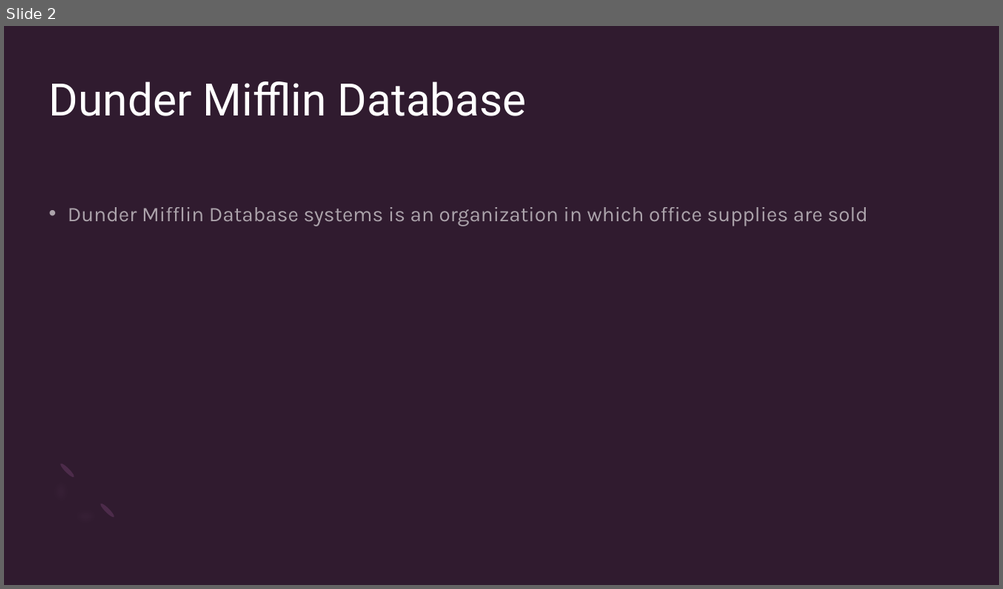
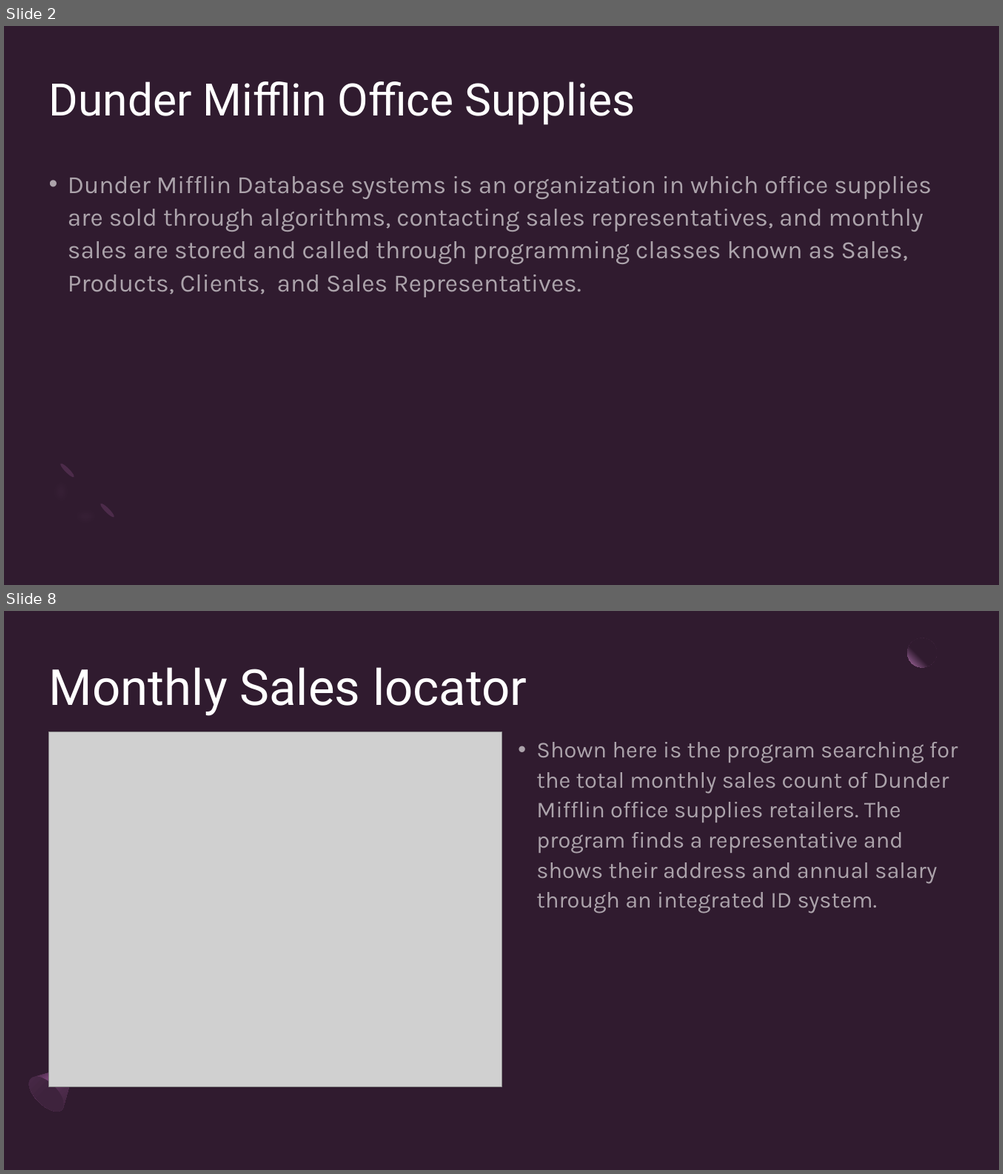
Before and after one commit to rgtz18/Group4Project, a slide deck: COSC 1437 - Final Project PPT Presentation.pptx. Shown one above the other, each under a label of ours: slide 2 before the commit, slides 2 and 8 after it; the slides between them are not shown. The pictures are 1003x589 and 1003x1174 pixels, drawn with LibreOffice and Linux fonts; fonts in the diff are those of the drawing; grey boxes stand for pictures. Boxes give left, top, right and bottom in pixels: in the first picture for what was removed or moved away, otherwise in the second. Text is boxed around its words. In the diff, an @@ line names an element or a change of style, - is before the commit and + after.

```diff
--- a/COSC 1437 - Final Project PPT Presentation.pptx
+++ b/COSC 1437 - Final Project PPT Presentation.pptx
@@ slide 8 added at (4,611,999,1170), background #301B2F @@
@@ ellipse added at (908,638,936,667), fill gradient #301B2F to #B174AE @@
@@ title added at (49,667,527,716), 48 pt, text #FFFFFF @@
+Monthly Sales locator
@@ picture added at (48,732,502,1088) @@
@@ text added at (536,742,957,914), 22 pt, text #FFFFFF at 60% opacity @@
+• Shown here is the program searching for the total monthly sales count of Dunder Mifflin office supplies retailers. The program finds a representative and shows their address and annual salary through an integrated ID system.
@@ freeform shape added at (22,1051,91,1118), fill gradient #4C2B4A to #764273 to #301B2F @@
@@ ellipse added at (23,1071,70,1119), fill gradient #3E233D to #4C2B4A @@
@@ slide 2 changed as well @@
@@ title at (49,82,635,125): text changed @@
-Dunder Mifflin Database
+Dunder Mifflin Office Supplies
@@ text at (68,176,931,298): text changed; size 20 to 24 pt @@
-• Dunder Mifflin Database systems is an organization in which office supplies are sold
+• Dunder Mifflin Database systems is an organization in which office supplies are sold through algorithms, contacting sales representatives, and monthly sales are stored and called through programming classes known as Sales, Products, Clients, and Sales Representatives.
```
Also in this commit, not shown: 1 other slide changed, 11 other slides added, 5 slides removed.
